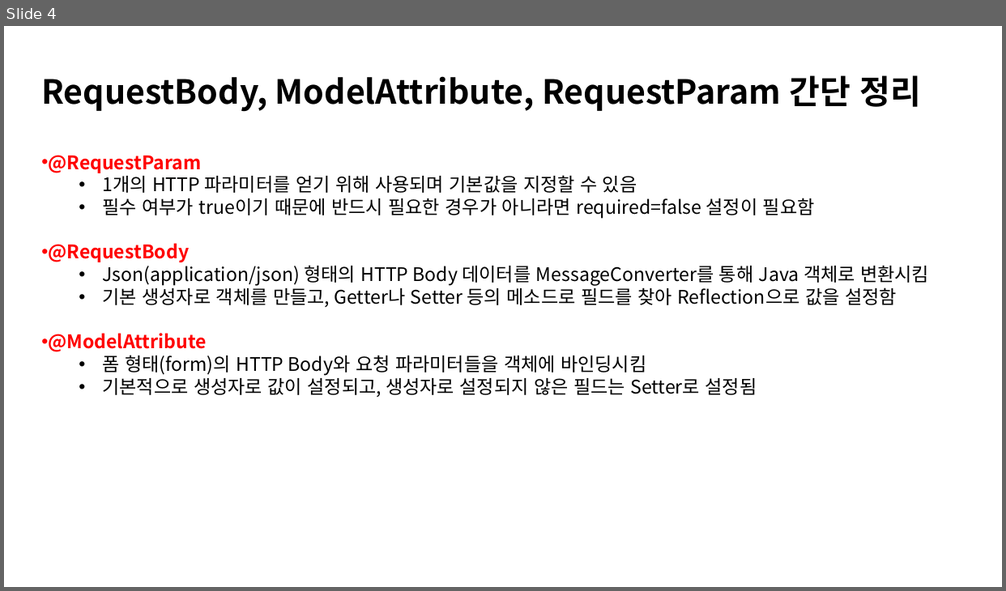
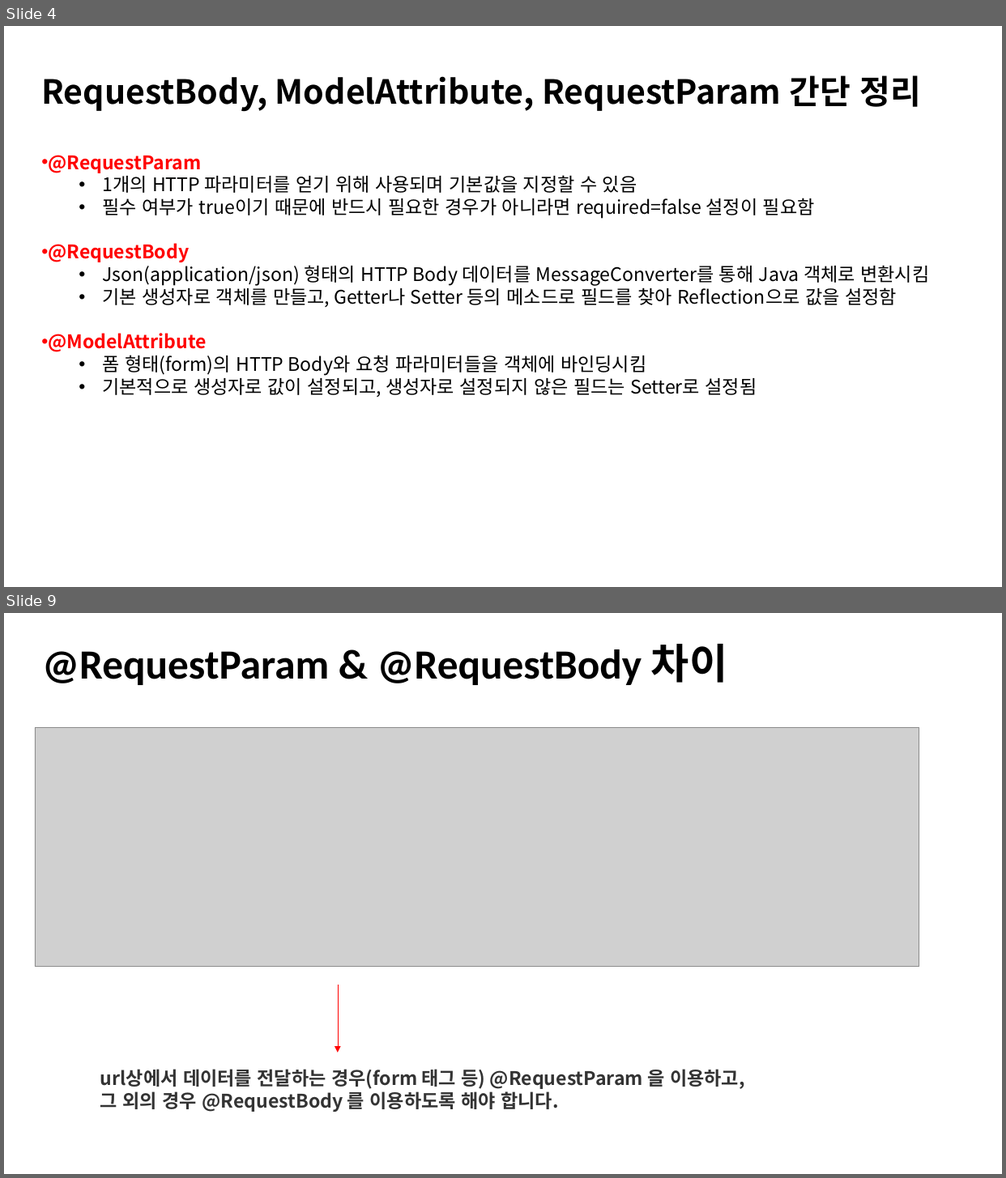
Before and after one commit to kyungmin1221/Tave_Study, a slide deck: 복습정리자료/spring 6주차 정리(kyungmin) .pptx. Shown one above the other, each under a label of ours: slide 4 before the commit, slides 4 and 9 after it; the slides between them are not shown. The pictures are 1006x591 and 1006x1178 pixels, drawn with LibreOffice and Linux fonts; fonts in the diff are those of the drawing; grey boxes stand for pictures. Boxes give left, top, right and bottom in pixels: in the first picture for what was removed or moved away, otherwise in the second. Text is boxed around its words. In the diff, an @@ line names an element or a change of style, - is before the commit and + after.

```diff
--- a/복습정리자료/spring 6주차 정리(kyungmin) .pptx
+++ b/복습정리자료/spring 6주차 정리(kyungmin) .pptx
@@ slide 9 added at <box>4,613,1002,1174</box>, background #FFFFFF @@
@@ text added at <box>42,644,727,685</box>, 40 pt, text #000000, bold @@
+@RequestParam & @RequestBody 차이
@@ picture added at <box>35,728,919,967</box> @@
@@ arrow added from (338, 985) to (338, 1053), #FF0000 0.5 pt @@
@@ text added at <box>100,1069,745,1113</box>, 18 pt, text #333333, bold @@
+url상에서 데이터를 전달하는 경우(form 태그 등) @RequestParam 을 이용하고,
+그 외의 경우 @RequestBody 를 이용하도록 해야 합니다.
```
Also in this commit, not shown: 3 slides changed, 3 other slides added, 4 slides removed, 1 other file.
